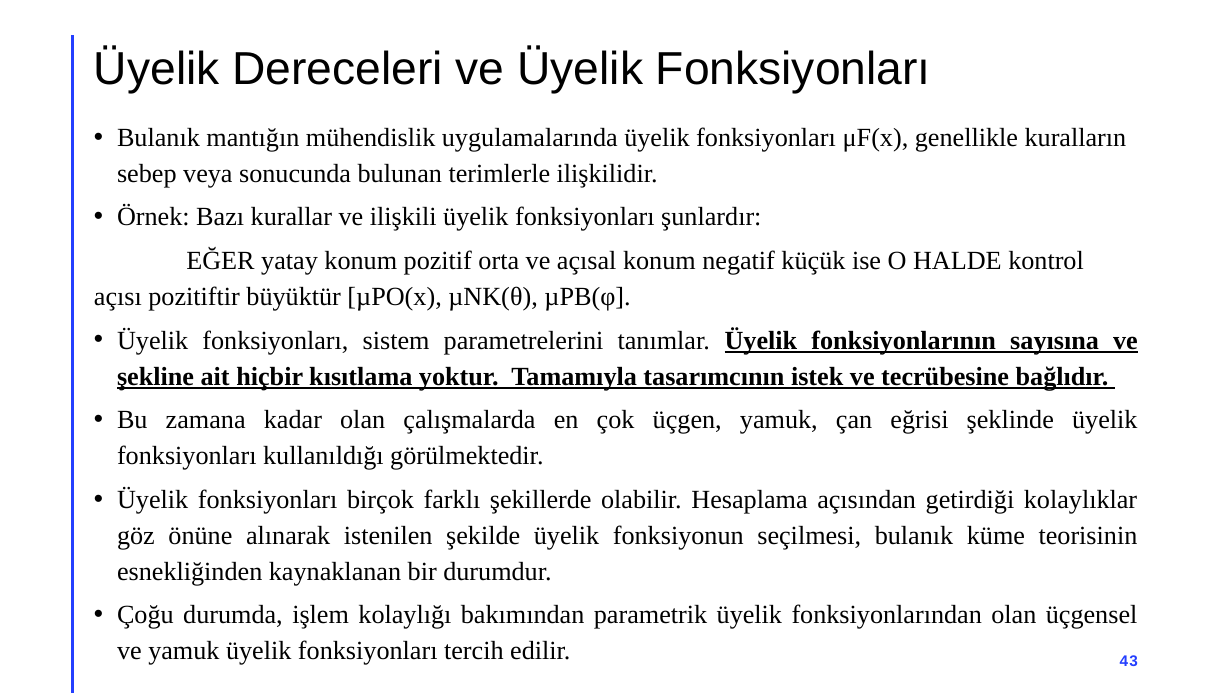
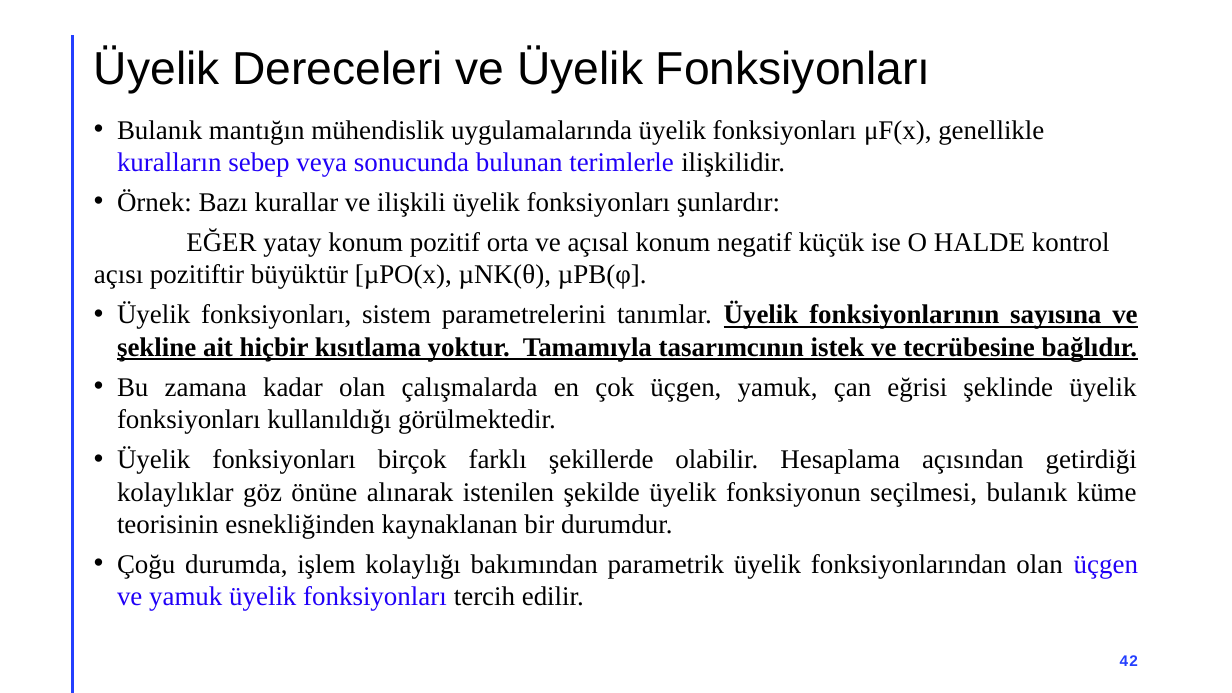
Before and after one commit to akaraci/Ileri-Bulanik-Mantik, a slide deck: slide 42 of Hafta-2.pptx (slide 43 before the commit). Drawn at 1232x693 pixels with LibreOffice and Linux fonts; fonts in the diff are those of the drawing. Boxes give left, top, right and bottom in pixels: in the first picture for what was removed or moved away, otherwise in the second. Text is boxed around its words. In the diff, an @@ line names an element or a change of style, - is before the commit and + after.

```diff
--- a/Hafta-2.pptx
+++ b/Hafta-2.pptx
@@ text at (x1=94, y1=120, x2=1138, y2=538): size 20.4 to 21 pt in "Bulanık mantığın mühendislik uygulamalarında üyelik fonksiyo ...", "Örnek: Bazı kurallar ve ilişkili üyelik fonksiyonları ...", "EĞER yatay konum pozitif orta ve açısal ...", "Üyelik fonksiyonları, sistem parametrelerini tanımlar. Üyeli ..." and 2 more places; text colour #000000 to #2100F8 in "kuralların sebep veya sonucunda bulunan terimlerle"; line spacing 28pt to 1 @@
@@ text at (x1=117, y1=554, x2=1138, y2=611): text changed; size 20.4 to 21 pt @@
-• Çoğu durumda, işlem kolaylığı bakımından parametrik üyelik fonksiyonlarından olan üçgensel ve yamuk üyelik fonksiyonları tercih edilir.
+• Çoğu durumda, işlem kolaylığı bakımından parametrik üyelik fonksiyonlarından olan üçgen ve yamuk üyelik fonksiyonları tercih edilir.
@@ page number at (x1=1120, y1=655, x2=1138, y2=666): text changed @@
-43
+42
```
Also in this commit, not shown: 24 other slides changed, 1 slide removed, 2 other files.
